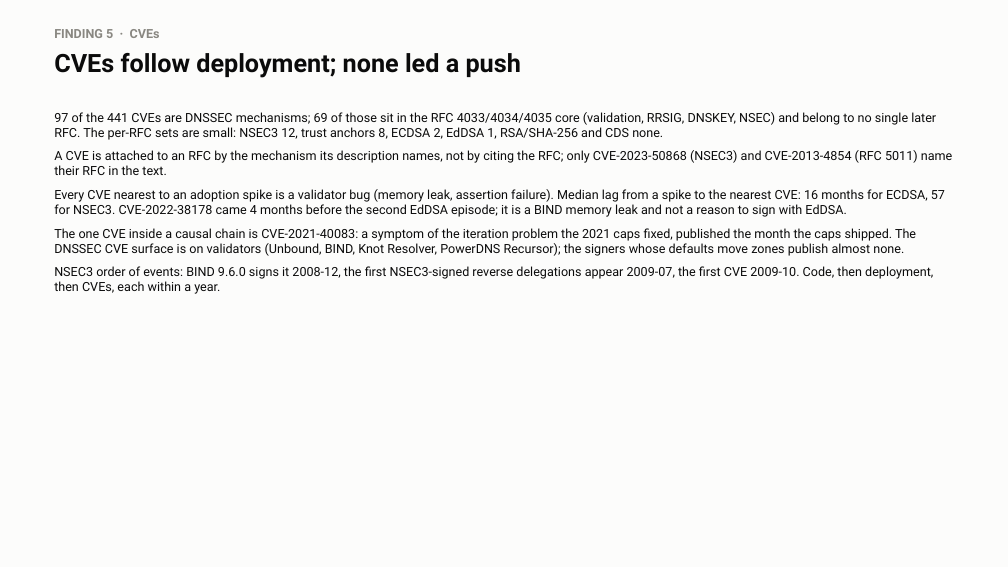
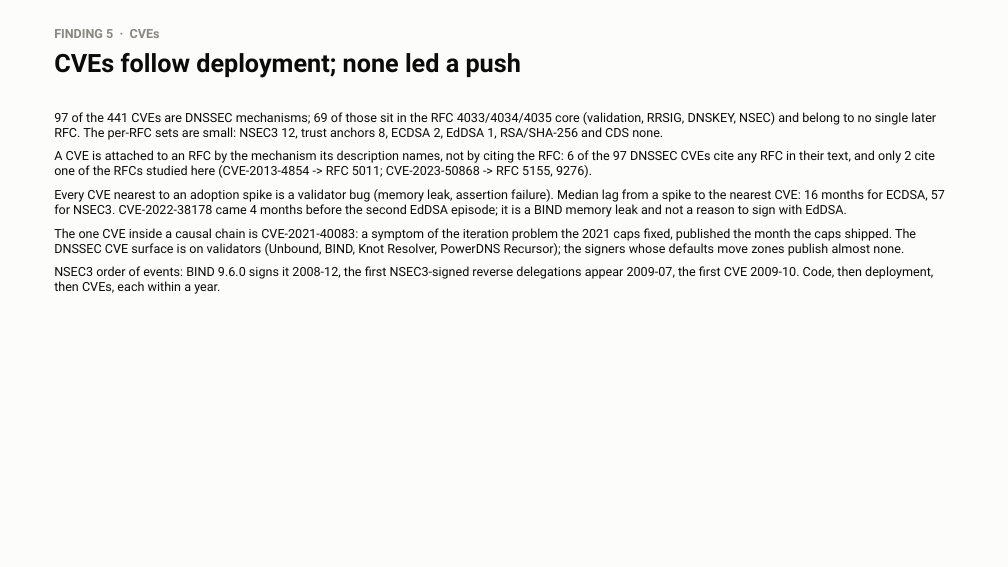
Before and after one commit to j776w781/rfc_adoption, a slide deck: slide 7 of out/analysis/dnssec_software_summary.pptx. Drawn at 1008x567 pixels with LibreOffice and Linux fonts; fonts in the diff are those of the drawing. Boxes give left, top, right and bottom in pixels: in the first picture for what was removed or moved away, otherwise in the second. Text is boxed around its words. In the diff, an @@ line names an element or a change of style, - is before the commit and + after.

```diff
--- a/out/analysis/dnssec_software_summary.pptx
+++ b/out/analysis/dnssec_software_summary.pptx
@@ text at box(54, 150, 935, 178): text changed @@
-A CVE is attached to an RFC by the mechanism its description names, not by citing the RFC; only CVE-2023-50868 (NSEC3) and CVE-2013-4854 (RFC 5011) name their RFC in the text.
+A CVE is attached to an RFC by the mechanism its description names, not by citing the RFC: 6 of the 97 DNSSEC CVEs cite any RFC in their text, and only 2 cite one of the RFCs studied here (CVE-2013-4854 -> RFC 5011; CVE-2023-50868 -> RFC 5155, 9276).
```
Also in this commit, not shown: 3 other slides changed, 2 other files.
